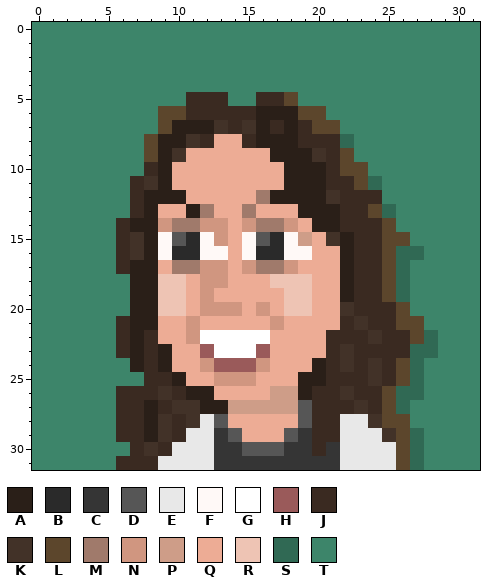
A pixel-art sprite gets an edit: dist/images/icons/Hema.png. The picture above is the old version.
The file is 128x128 pixels, drawn in blocks of 4x4; one block is one cell here. Colours within 5 levels of each other are drawn and written as one.
Palette (. is transparent): A #2a1f18  B #2a2a2a  C #353535  D #565656  E #e8e8e8  F #fff9f7  G #ffffff  H #9a5a5a  J #3a2a21  K #423228  L #5c462c  M #a07a6b  N #d09680  P #ce9d88  Q #edac95  R #eec4b4  S #306954  T #3d856a
Now the later version:
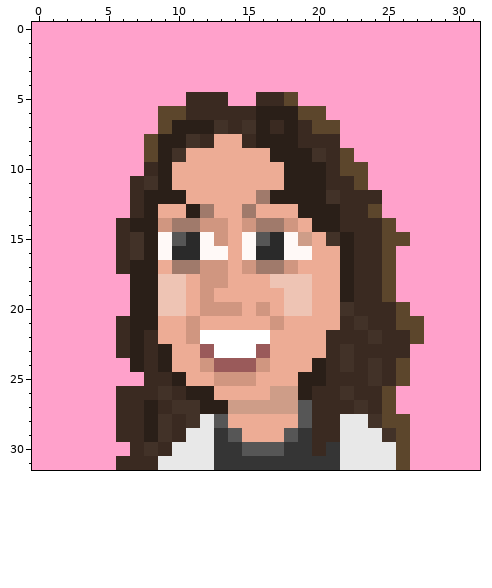
Change:
@@ palette @@
-T #3d856a
+T #ffa1cb
@@ x 20..30 @@
  7 LLTTTTTTTTT
- 8 JJSTTTTTTTT
+ 8 JJTTTTTTTTT
  9 KJLTTTTTTTT
 10 AJLLTTTTTTT
-11 AJJLSTTTTTT
+11 AJJLTTTTTTT
 12 AKJJJTTTTTT
-13 AAJJLSTTTTT
+13 AAJJLTTTTTT
 14 AAJJJLTTTTT
 15 QKAJJLLTTTT
-16 QQAJJLSSTTT
-17 QQAJJLSTTTT
-18 QQAJJLSTTTT
-19 QQAJJLSTTTT
+16 QQAJJLTTTTT
+17 QQAJJLTTTTT
+18 QQAJJLTTTTT
+19 QQAJJLTTTTT
 20 QQKJJJLTTTT
 21 QQJKJJLLTTT
-22 QJJJKJJLSTT
-23 QJKJJJJSSTT
-24 AJKJKJLSTTT
-25 AJJJKJLSTTT
-26 JJKJJLSSTTT
-27 JJJKJLSTTTT
+22 QJJJKJJLTTT
+23 QJKJJJJTTTT
+24 AJKJKJLTTTT
+25 AJJJKJLTTTT
+26 JJKJJLTTTTT
+27 JJJKJLTTTTT
 28 JJEEKLLTTTT
-29 JJEEEKLSTTT
-30 JCEEEELSTTT
-31 CCEEEELSTTT
+29 JJEEEKLTTTT
+30 JCEEEELTTTT
+31 CCEEEELTTTT
